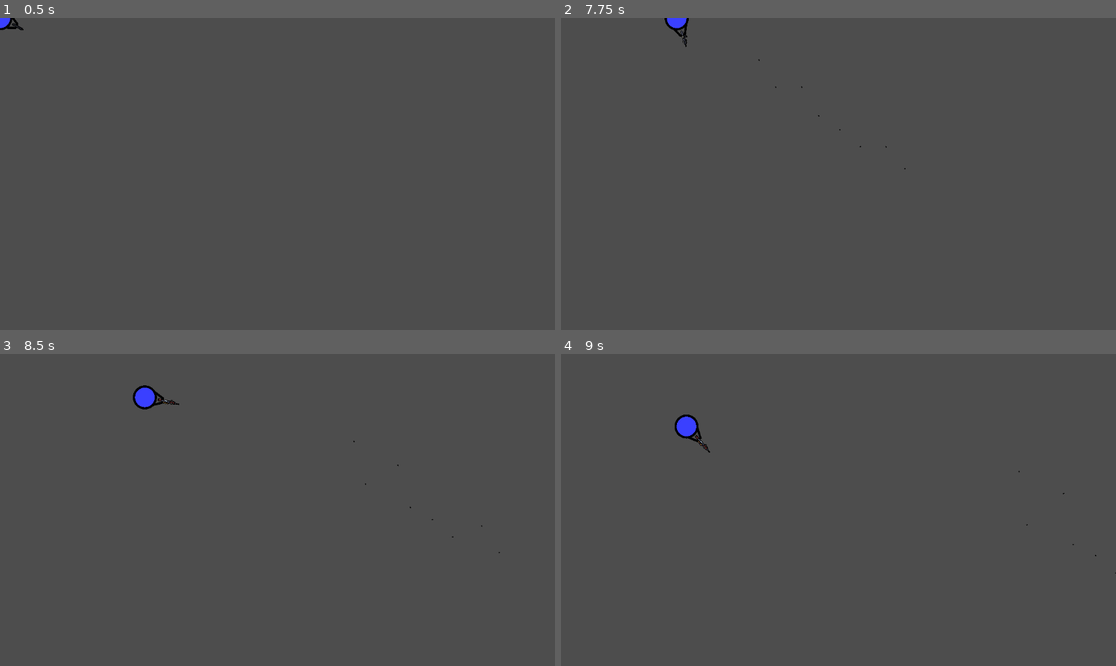
Above: before the commit, frames 1-4 (two rows, left to right).
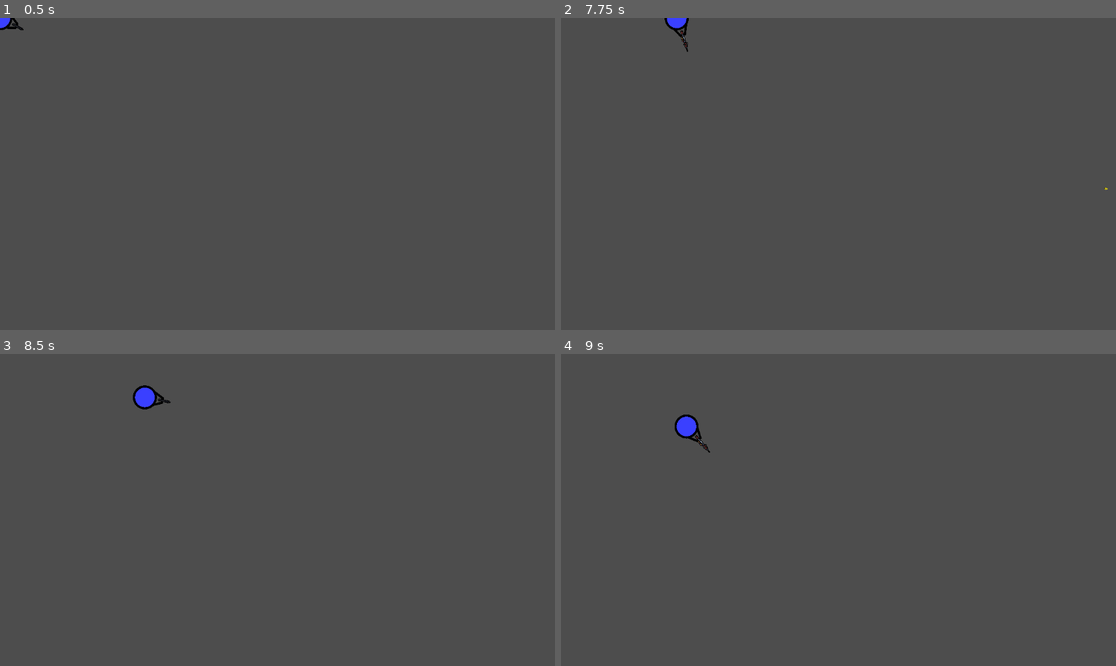
Above: after the commit, the same moments.

Repository: sammit52/UndeadSurvival
Game: Godot game, scene res://Scenes/player.tscn
Two runs of this game, one before a commit and one after it. Both use one fixed random seed, a clock stepped at 60 frames per second and the inputs below.
Inputs (mouse positions are in pixels of both pictures, inside the frame that each line leads up to):
- Up to frame 1 (0.5 s): no input
- Up to frame 2 (7.75 s): tap Enter at 0.5 s; move the mouse to (960, 158) at 0.52 s; press the mouse at (960, 158) at 0.53 s; hold D (right) 0.53-1.28 s; tap Mouse wheel down (ui_scroll_down) at 0.8, 1.35, 3.05, 3.6, 5.3, 7.55 s; move the mouse to (727, 189) at 1.27 s; release the mouse at (727, 189) at 1.28 s; hold S (down) 1.28-2.03 s; tap Mouse wheel up (ui_scroll_up) at 1.55, 2.1, 3.8, 4.35, 6.05 s; move the mouse to (894, 105) at 2.02 s; press the mouse at (894, 105) at 2.03 s; hold D (right) 2.03-2.78 s; move the mouse to (810, 236) at 2.77 s; release the mouse at (810, 236) at 2.78 s; hold W (up) 2.78-3.53 s; click (810, 236) at 2.85 s; move the mouse to (1005, 220) at 3.52 s; hold A (left) 3.53-5.03 s; move the mouse to (672, 127) at 4.27 s; click (672, 127) at 4.55 s; move the mouse to (866, 174) at 5.02 s; hold S (down) 5.03-5.78 s; tap 0 at 5.1 s; move the mouse to (755, 96) at 5.77 s; hold D (right) 5.78-6.53 s; tap 1 at 5.85 s; move the mouse to (960, 158) at 6.52 s; press the mouse at (960, 158) at 6.53 s; hold W (up) 6.53-7.28 s; tap 2 at 6.6 s; move the mouse to (727, 189) at 7.27 s; release the mouse at (727, 189) at 7.28 s; hold D (right) from 7.28 s (still down); tap 3 at 7.35 s
- Up to frame 3 (8.5 s): move the mouse to (333, 441) at 8.02 s; release D (right) at 8.03 s; hold S (down) from 8.03 s (still down); tap 4 at 8.1 s; tap Mouse wheel up (ui_scroll_up) at 8.3 s
- Up to frame 4 (9 s): move the mouse to (810, 572) at 8.77 s; release S (down) at 8.78 s; hold A (left) from 8.78 s (still down); tap 5 at 8.85 s

Frame 1 is identical in both runs. In frame 2, less than 0.1% of the frame differs, in the area x 21-99%, y 4-56%; in frame 3, less than 0.1%; in frame 4, less than 0.1%.
Error before the commit: Invalid access of index '8' on a base object of type: 'Array'. (res://Code/player.gd:80)

Commit message:
Shotgun Guns Added And Bug Fixes

Diff:
--- a/Code/player.gd
+++ b/Code/player.gd
@@ -1,15 +1,17 @@
 extends CharacterBody2D
 
 @export var speed: float = 200.0  # Movement speed in pixels per second
-@export var bullet_scene : PackedScene
+@export var assault_bullet_scene : PackedScene
+@export var shotgun_bullet_scene : PackedScene
 @onready var marker_2d: Marker2D = $Marker2D
 var guns = {0:["Pistol",5,99,false,0.0,0,400],1:["Gun1",2,50,true,0.075,7.5,225],2:["Gun2",2,50,true,0.2,1.5,400],3:["G …(212 unchanged characters)…
 #name, damage, max ammo, automatic?, time,
 #var gun_names = ["Pistol", "Gun1", "Gun2", "Gun3", "Gun4", "Gun5", "Gun6", "Gun7", "Gun8", "Gun9"] # List of gun animation names
-
+var unlocked_gun_index = 0
 var unlocked_guns = [0,1,2,3,4]
 var can_shoot = true
 var current_gun_index = 0
+
 
 # Reference to the AnimatedSprite2D node
 @onready var gun_sprite = $Guns
@@ -22,6 +24,7 @@
 
 	#if index >= 0 and index <= unlocked_guns.size():
 	gun_sprite.animation = guns[index][0]
+
 
 func _process(delta: float) -> void:
 	var velocity: Vector2 = Vector2.ZERO
@@ -67,29 +70,46 @@
 
 	# Scroll wheel to switch guns
 	if Input.is_action_just_pressed("ui_scroll_up"):
-		current_gun_index += 1
-		if current_gun_index >= unlocked_guns.size():
-			current_gun_index = 0
-
-		equip_gun(unlocked_guns[current_gun_index])
+		unlocked_gun_index += 1
+		if unlocked_gun_index >= unlocked_guns.size():
+			unlocked_gun_index = 0
+		current_gun_index = unlocked_guns[unlocked_gun_index]
+		equip_gun(unlocked_guns[unlocked_gun_index])
 
 	if Input.is_action_just_pressed("ui_scroll_down"):
-		current_gun_index -= 1
-		if current_gun_index < 0:
-			current_gun_index = unlocked_guns.size() - 1
-		equip_gun(unlocked_guns[current_gun_index])
+		unlocked_gun_index -= 1
+		if unlocked_gun_index < 0:
+			unlocked_gun_index = unlocked_guns.size() - 1
+		current_gun_index = unlocked_guns[unlocked_gun_index]
+		equip_gun(unlocked_guns[unlocked_gun_index])
+
+	# Was using current gun index for two different things, the keypad to define what gun is equipped, and with this old code to scroll through the unlocked gun index and not what gun is equipped, unlocked gun index should be the gun thats equipped.
+	#if Input.is_action_just_pressed("ui_scroll_down"):
+		#current_gun_index -= 1
+		#if current_gun_index < 0:
+			#current_gun_index = unlocked_guns.size() - 1
+		#equip_gun(unlocked_guns[current_gun_index])
+
 
 
 	if Input.is_action_pressed("shoot") and can_shoot:
 		can_shoot = false
+
+		#Timer for automatic guns
 		if guns[current_gun_index][3]:
 			$Timer.wait_time = guns[current_gun_index][4]
 			$Timer.start()
-		var bullet = bullet_scene.instantiate()
+		var bullet
+		#checking if shotgun or not, probably a better way to do this.
+		if current_gun_index not in [4 , 7]:
+			bullet = assault_bullet_scene.instantiate()
+		else:
+			bullet = shotgun_bullet_scene.instantiate()
 		bullet.variance = guns[current_gun_index][5]
 		bullet.speed = guns[current_gun_index][6]
 		bullet.bullet_damage = guns[current_gun_index][1]
 		bullet.global_transform = marker_2d.global_transform
+		#Changed this code for the stuff above
 		#bullet.direction = (get_global_mouse_position() - position).normalized()
 		#bullet.look_at(get_global_mouse_position())
 		add_sibling(bullet)
@@ -98,6 +118,7 @@
 		can_shoot = true
 
 func _input(event):
+	# Changing weapons using number keys
 	if event is InputEventKey and event.is_pressed():
 		if event.keycode not in [KEY_0,KEY_1,KEY_2,KEY_3,KEY_4,KEY_5,KEY_6,KEY_7,KEY_8,KEY_9]:
 			return
@@ -129,6 +150,6 @@
 		if gun_select in unlocked_guns:
 			equip_gun(gun_select)
 
-
+# Automatic gun stuff
 func _on_timer_timeout() -> void:
 	can_shoot = true
--- a/Scenes/assault_bullet.tscn
+++ b/Scenes/assault_bullet.tscn
@@ -1,40 +1,21 @@
-[gd_scene load_steps=6 format=3 uid="uid://d33yd7m8n5786"]
+[gd_scene load_steps=4 format=3 uid="uid://d33yd7m8n5786"]
 
 [ext_resource type="Script" path="res://bullet.gd" id="1_jikm5"]
 [ext_resource type="Texture2D" uid="uid://mdb2cjag4y1v" path="res://Assets/Guns/pistol_bullet.png" id="2_hefpn"]
-[ext_resource type="Texture2D" uid="uid://f2n37dgm8sdg" path="res://Assets/Guns/ShotgunBullet.png" id="3_6mrsv"]
 
 [sub_resource type="RectangleShape2D" id="RectangleShape2D_q171h"]
-size = Vector2(4, 2)
-
-[sub_resource type="SpriteFrames" id="SpriteFrames_o7ej6"]
-animations = [{
-"frames": [{
-"duration": 1.0,
-"texture": ExtResource("2_hefpn")
-}],
-"loop": true,
-"name": &"PistolBullet",
-"speed": 5.0
-}, {
-"frames": [{
-"duration": 1.0,
-"texture": ExtResource("3_6mrsv")
-}],
-"loop": true,
-"name": &"ShotgunBullet",
-"speed": 5.0
-}]
+size = Vector2(3.25, 2)
 
 [node name="Area2D" type="Area2D" groups=["Bullet"]]
 script = ExtResource("1_jikm5")
 
 [node name="CollisionShape2D" type="CollisionShape2D" parent="."]
+position = Vector2(0.125, 0)
 shape = SubResource("RectangleShape2D_q171h")
 
-[node name="Bullet" type="AnimatedSprite2D" parent="."]
-scale = Vector2(0.549479, 0.549479)
-sprite_frames = SubResource("SpriteFrames_o7ej6")
-animation = &"ShotgunBullet"
+[node name="Bullet" type="Sprite2D" parent="."]
+position = Vector2(6.75047, -0.196861)
+scale = Vector2(0.415088, 0.415088)
+texture = ExtResource("2_hefpn")
 
 [connection signal="body_entered" from="." to="." method="_on_body_entered"]
--- a/Scenes/player.tscn
+++ b/Scenes/player.tscn
@@ -1,6 +1,7 @@
-[gd_scene load_steps=16 format=3 uid="uid://dbhnj6xsyabo7"]
+[gd_scene load_steps=17 format=3 uid="uid://dbhnj6xsyabo7"]
 
 [ext_resource type="Script" path="res://Code/player.gd" id="1_87p3u"]
+[ext_resource type="PackedScene" uid="uid://cxsll41ylibpk" path="res://Scenes/shotgun_bullet.tscn" id="2_4u2ld"]
 [ext_resource type="PackedScene" uid="uid://d33yd7m8n5786" path="res://Scenes/assault_bullet.tscn" id="2_cntqh"]
 [ext_resource type="Texture2D" uid="uid://cl0ef6yt3e0tf" path="res://Assets/Player.png" id="2_loxbk"]
 [ext_resource type="Texture2D" uid="uid://dgo5djbi8nig1" path="res://Assets/Guns/gun1.png" id="3_3qgog"]
@@ -104,7 +105,8 @@
 z_index = 1
 scale = Vector2(2, 2)
 script = ExtResource("1_87p3u")
-bullet_scene = ExtResource("2_cntqh")
+assault_bullet_scene = ExtResource("2_cntqh")
+shotgun_bullet_scene = ExtResource("2_4u2ld")
 
 [node name="Player" type="Sprite2D" parent="."]
 position = Vector2(4, 5.96046e-08)
@@ -112,6 +114,7 @@
 texture = ExtResource("2_loxbk")
 
 [node name="CollisionShape2D" type="CollisionShape2D" parent="."]
+position = Vector2(0.5, 0)
 shape = SubResource("CircleShape2D_hyf28")
 
 [node name="Guns" type="AnimatedSprite2D" parent="."]
--- /dev/null
+++ b/Scenes/shotgun_bullet.tscn
@@ -0,0 +1,21 @@
+[gd_scene load_steps=4 format=3 uid="uid://cxsll41ylibpk"]
+
+[ext_resource type="Script" path="res://bullet.gd" id="1_ih07v"]
+[ext_resource type="Texture2D" uid="uid://f2n37dgm8sdg" path="res://Assets/Guns/ShotgunBullet.png" id="3_yyum1"]
+
+[sub_resource type="RectangleShape2D" id="RectangleShape2D_q171h"]
+size = Vector2(1.38554, 0.912001)
+
+[node name="Area2D" type="Area2D" groups=["Bullet"]]
+script = ExtResource("1_ih07v")
+
+[node name="CollisionShape2D" type="CollisionShape2D" parent="."]
+position = Vector2(-0.221174, 0.00542307)
+shape = SubResource("RectangleShape2D_q171h")
+
+[node name="Bullet" type="Sprite2D" parent="."]
+position = Vector2(0.00892234, 0.00892186)
+scale = Vector2(0.46875, 0.46875)
+texture = ExtResource("3_yyum1")
+
+[connection signal="body_entered" from="." to="." method="_on_body_entered"]
